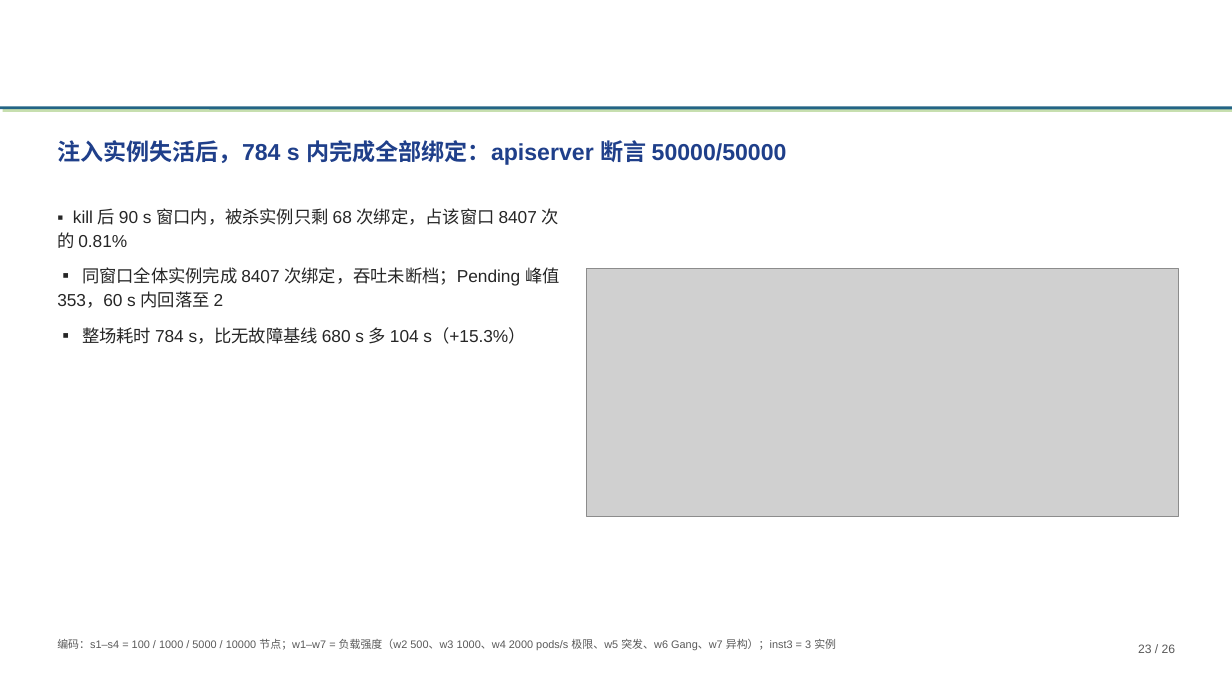
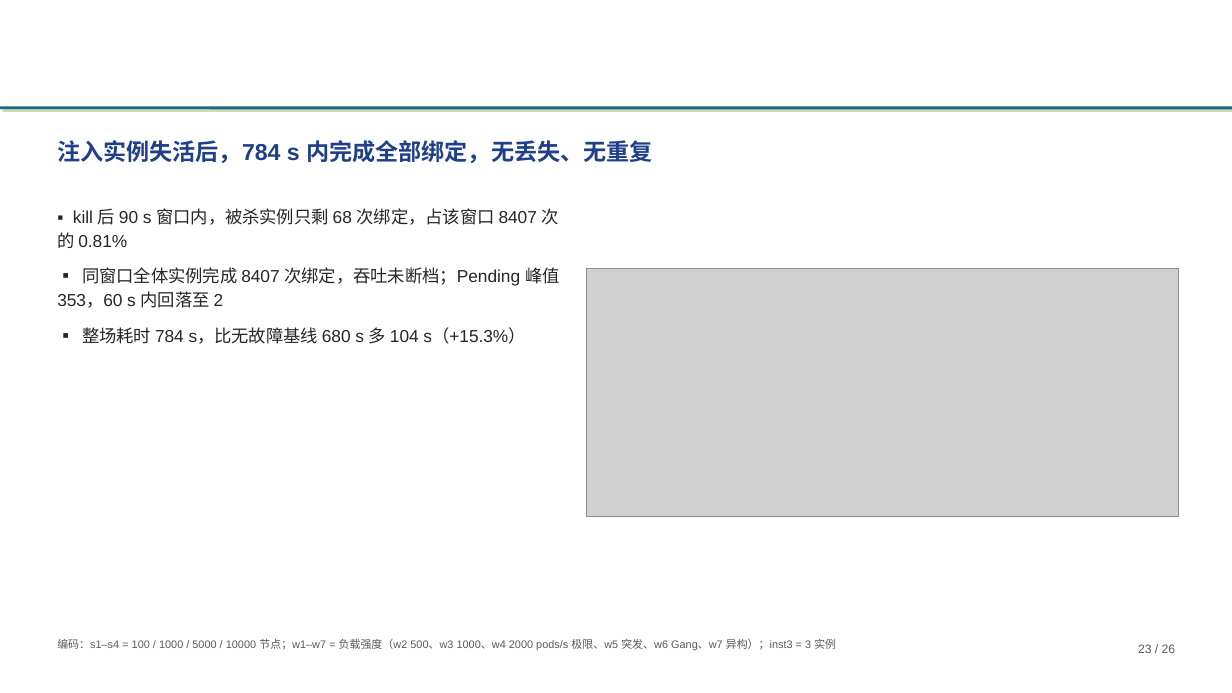
Before and after one commit to tengfei86/godel-scheduler, a slide deck: slide 23 of docs/thesis/defense/基于etcd的分布式Kubernetes调度器研究与实现-高铜.pptx. Drawn at 1232x693 pixels with LibreOffice and Linux fonts; fonts in the diff are those of the drawing; grey boxes stand for pictures; background and template pictures are left out. Boxes give left, top, right and bottom in pixels: in the first picture for what was removed or moved away, otherwise in the second. Text is boxed around its words. In the diff, an @@ line names an element or a change of style, - is before the commit and + after.

```diff
--- a/docs/thesis/defense/基于etcd的分布式Kubernetes调度器研究与实现-高铜.pptx
+++ b/docs/thesis/defense/基于etcd的分布式Kubernetes调度器研究与实现-高铜.pptx
@@ text at <box>57,140,652,163</box>: text changed @@
-注入实例失活后，784 s 内完成全部绑定：apiserver 断言 50000/50000
+注入实例失活后，784 s 内完成全部绑定，无丢失、无重复
```
Also in this commit, not shown: 2 other files.
